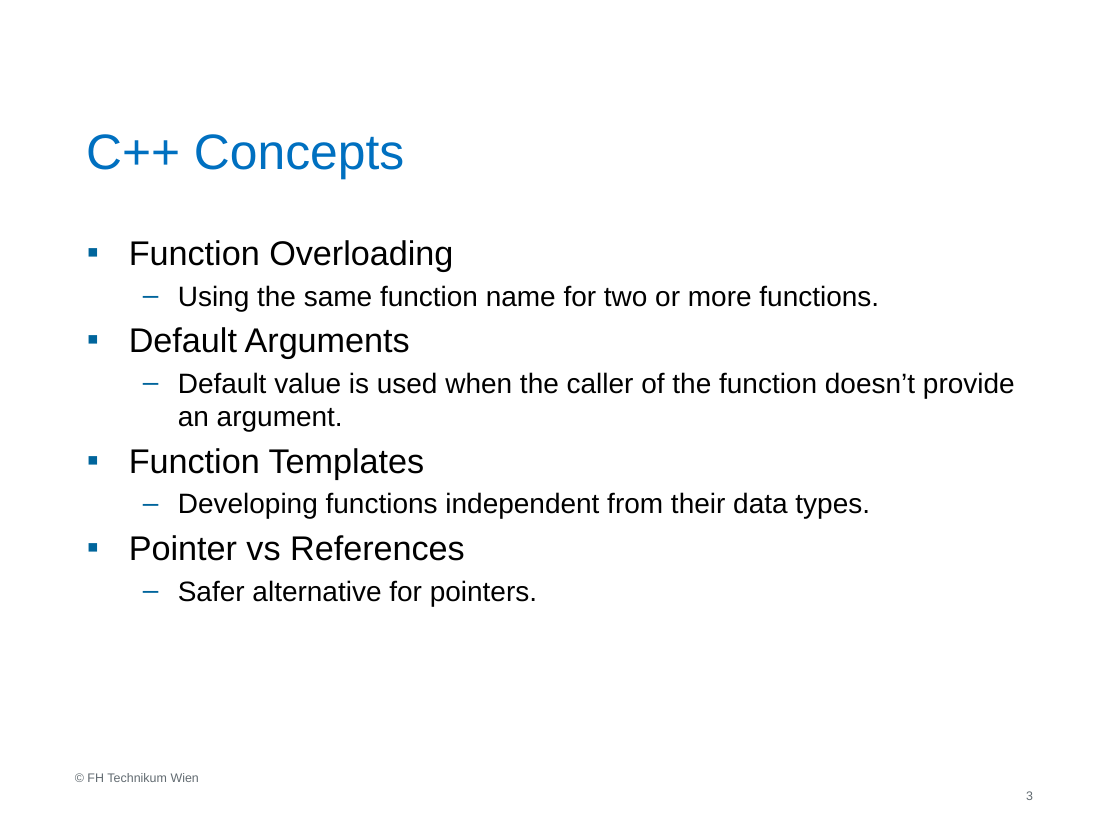
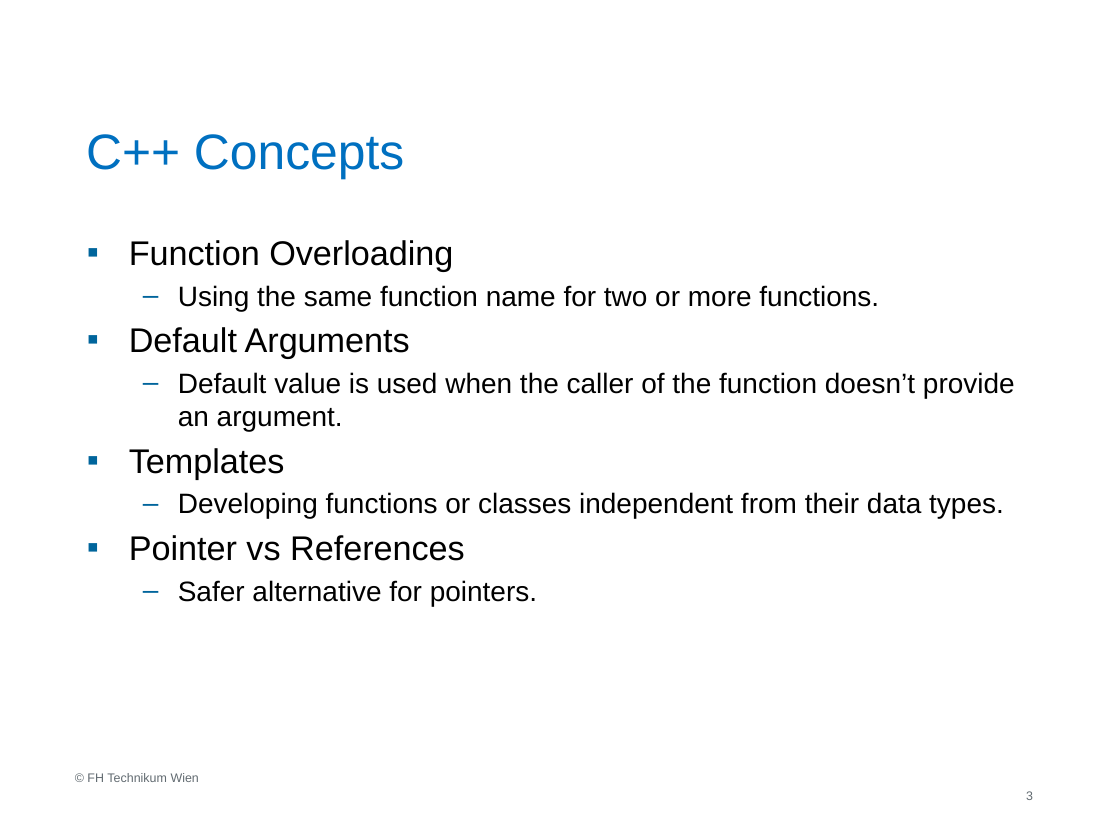
Before and after one commit to hackdino/Master_Thesis, a slide deck: slide 3 of Presentation/MES_NEY.pptx. Drawn at 1120x840 pixels with LibreOffice and Linux fonts; fonts in the diff are those of the drawing; background and template pictures are left out. Boxes give left, top, right and bottom in pixels: in the first picture for what was removed or moved away, otherwise in the second. Text is boxed around its words. In the diff, an @@ line names an element or a change of style, - is before the commit and + after.

```diff
--- a/Presentation/MES_NEY.pptx
+++ b/Presentation/MES_NEY.pptx
@@ text at box(129, 448, 1004, 519): text changed @@
-▪ Function Templates
-  – Developing functions independent from their data types.
+▪ Templates
+  – Developing functions or classes independent from their data types.
```
Also in this commit, not shown: 4 other slides changed, 1 slide added, 1 other file.
